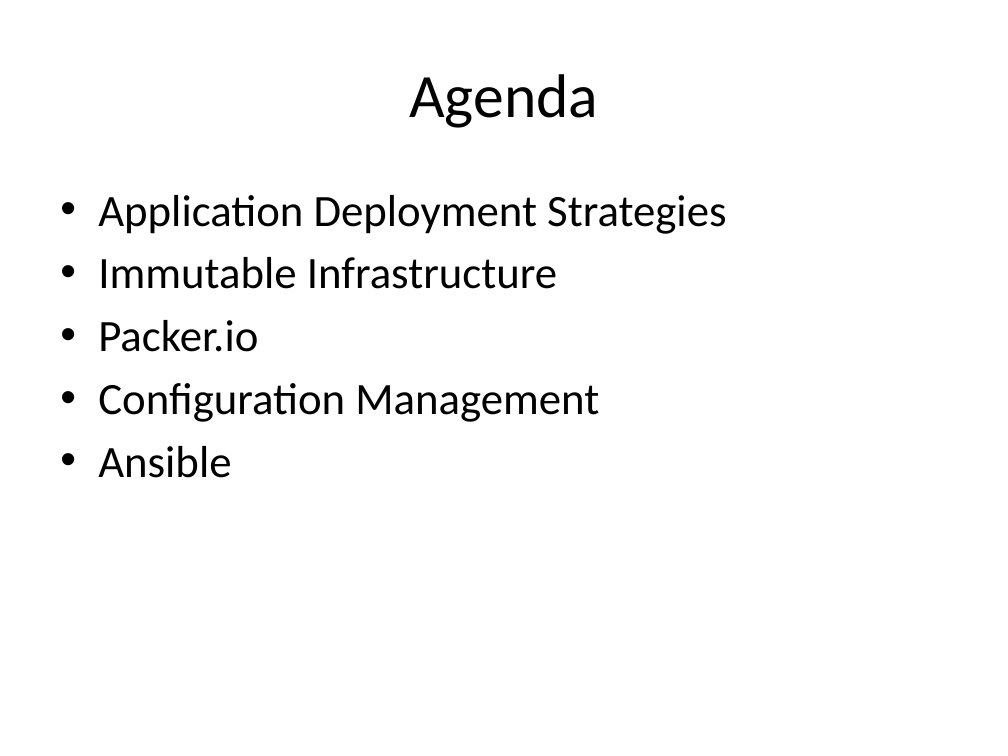
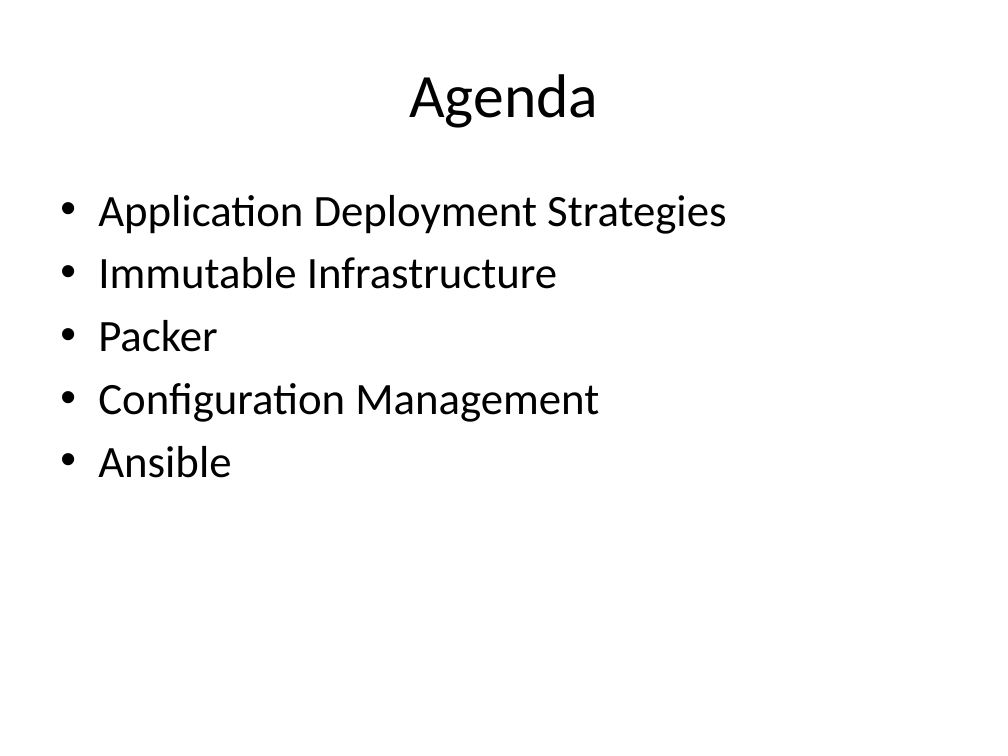
Before and after one commit to jasondbaker/infrastructure-class, a slide deck: slide 2 of lectures/infrastructure-week-10.pptx. Drawn at 1008x756 pixels with LibreOffice and Linux fonts; fonts in the diff are those of the drawing. Boxes give left, top, right and bottom in pixels: in the first picture for what was removed or moved away, otherwise in the second. Text is boxed around its words. In the diff, an @@ line names an element or a change of style, - is before the commit and + after.

```diff
--- a/lectures/infrastructure-week-10.pptx
+++ b/lectures/infrastructure-week-10.pptx
@@ text at bbox=[98, 320, 217, 352]: text changed @@
-• Packer.io
+• Packer
```
Also in this commit, not shown: 12 other slides changed, 1 other file.
